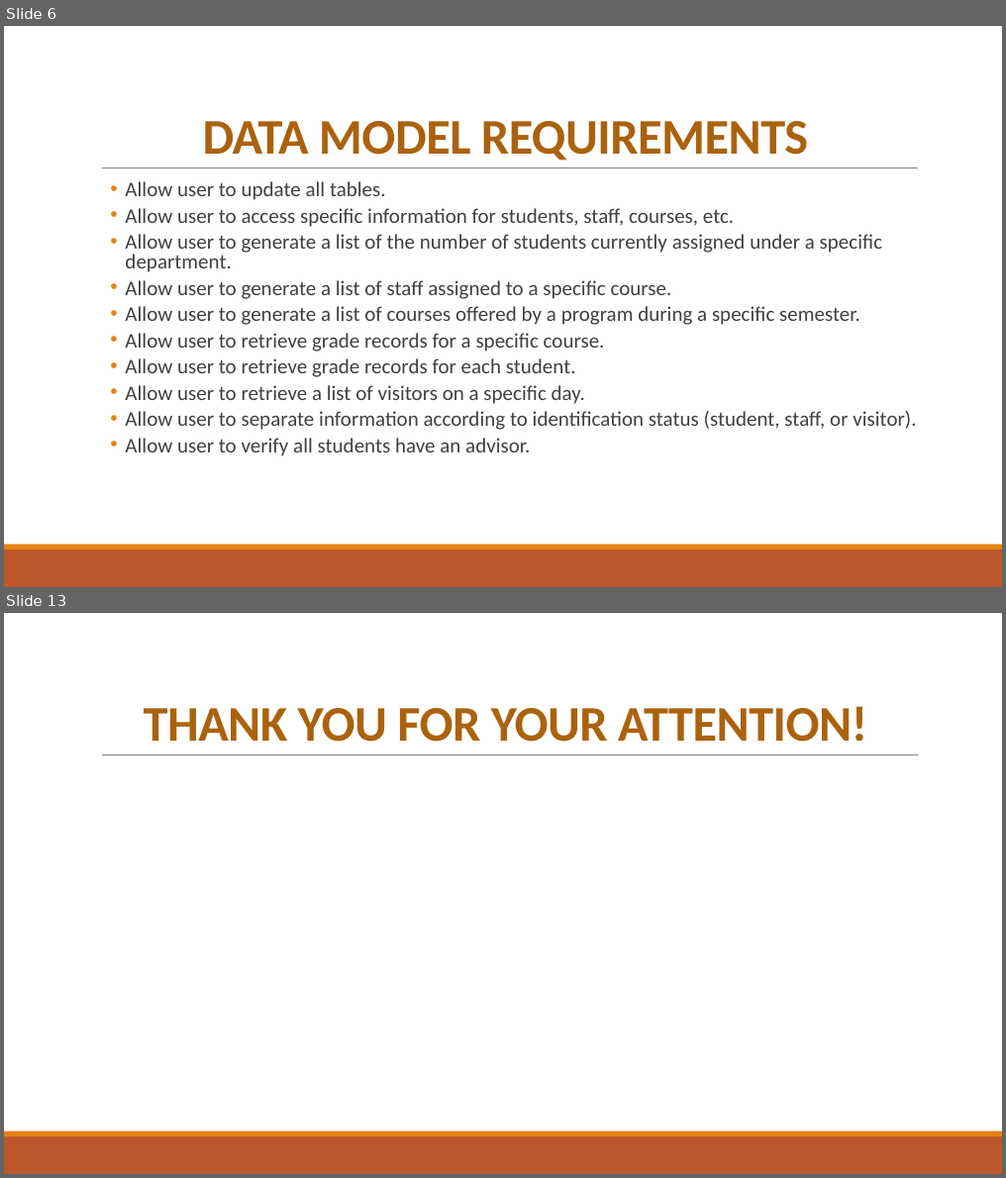
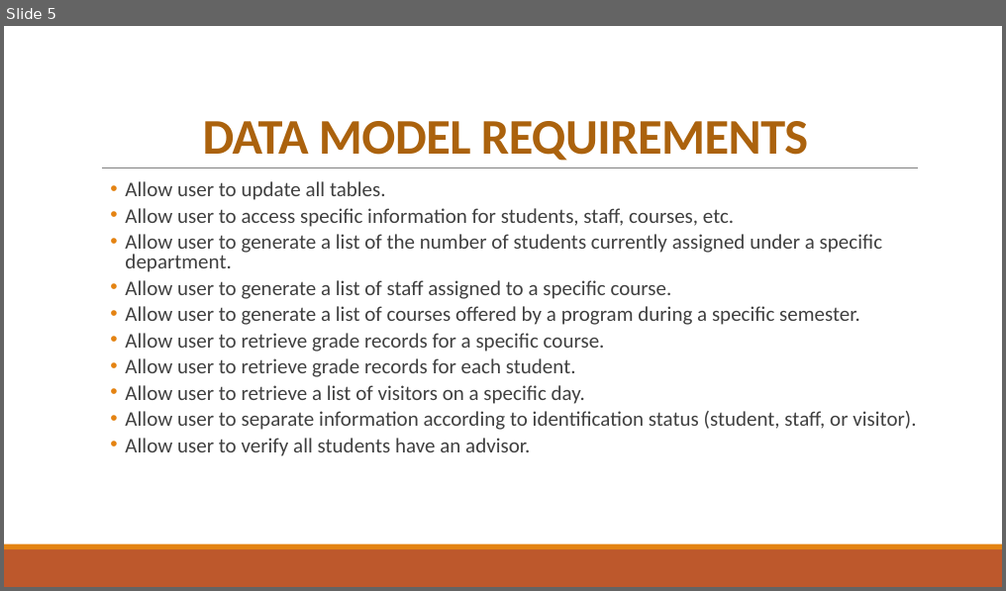
Before and after one commit to dellathefella/COSC457Project, a slide deck: Documentation/BCCC Presentation.pptx. Shown one above the other, each under a label of ours: slides 6 and 13 before the commit, slide 5 after it; the slides between them are not shown. The pictures are 1006x1178 and 1006x591 pixels, drawn with LibreOffice and Linux fonts; fonts in the diff are those of the drawing. Boxes give left, top, right and bottom in pixels: in the first picture for what was removed or moved away, otherwise in the second. Text is boxed around its words. In the diff, an @@ line names an element or a change of style, - is before the commit and + after.

```diff
--- a/Documentation/BCCC Presentation.pptx
+++ b/Documentation/BCCC Presentation.pptx
@@ slide 13 removed at <box>4,613,1002,1174</box>, background #FFFFFF; not listed: 3 template elements that a slide beside it also shows @@
@@ title removed at <box>144,706,867,742</box> @@
-THANK YOU FOR YOUR ATTENTION!
@@ what was slide 6 is now slide 5 @@
```
Also in this commit, not shown: 9 slides changed, 2 slides added, 1 other slide removed, 4 other files.
